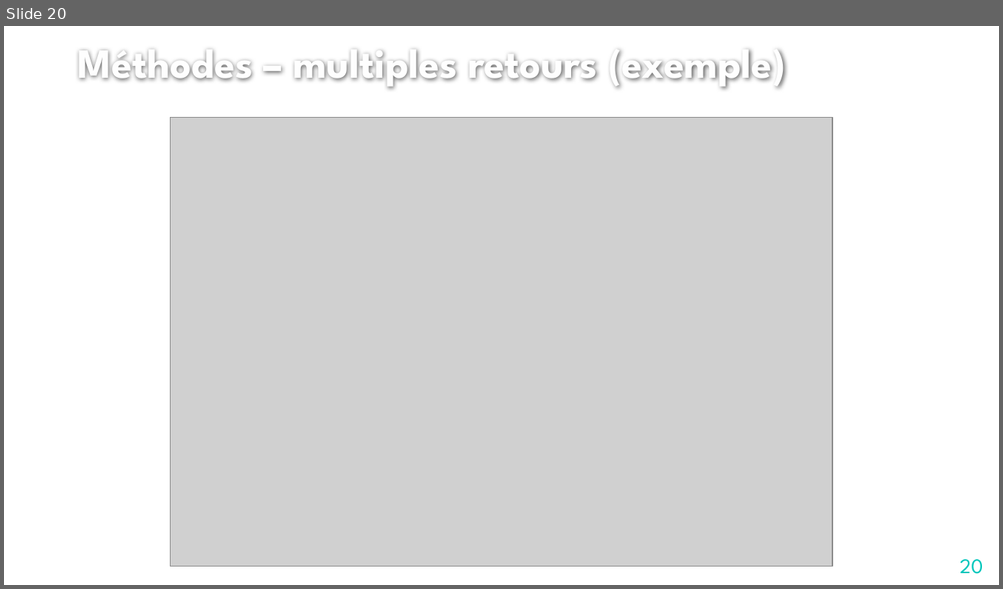
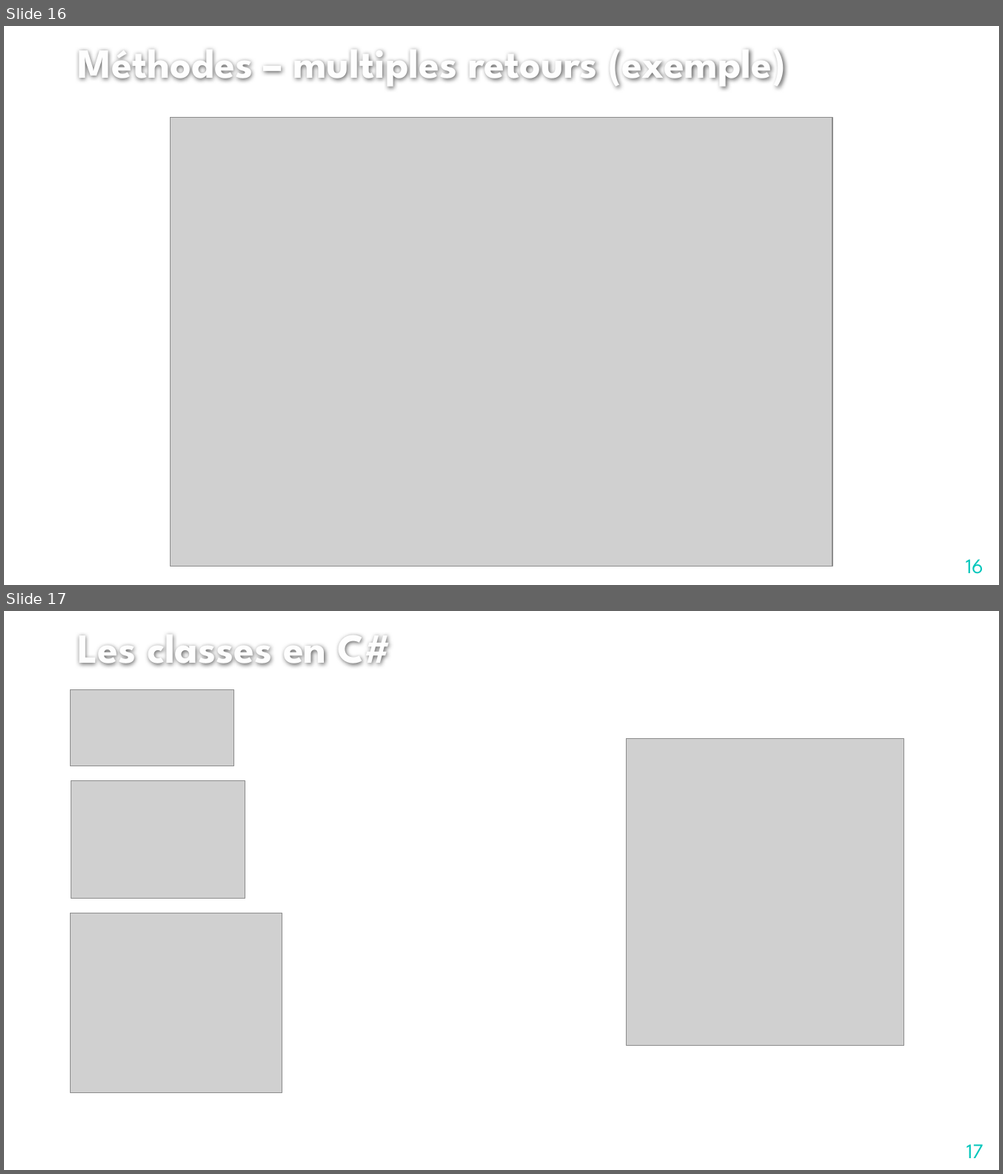
Before and after one commit to jcchalte/PresentationsCCI, a slide deck: 2018-2019/C#/Compléments de cours.pptx. Shown one above the other, each under a label of ours: slide 20 before the commit, slides 16 and 17 after it. The pictures are 1003x589 and 1003x1174 pixels, drawn with LibreOffice and Linux fonts; fonts in the diff are those of the drawing; grey boxes stand for pictures; background and template pictures are left out. Boxes give left, top, right and bottom in pixels: in the first picture for what was removed or moved away, otherwise in the second. Text is boxed around its words. In the diff, an @@ line names an element or a change of style, - is before the commit and + after.

```diff
--- a/2018-2019/C#/Compléments de cours.pptx
+++ b/2018-2019/C#/Compléments de cours.pptx
@@ slide 17 added at [4,611,999,1170], background #FFFFFF @@
@@ title added at [77,635,391,667], 40 pt, text #FEFEFE, bold @@
+Les classes en C#
@@ picture added at [71,690,235,766] @@
@@ picture added at [626,738,904,1045] @@
@@ picture added at [71,781,245,898] @@
@@ picture added at [71,913,282,1093] @@
@@ page number added at [966,1145,983,1159], 20 pt, text #00C6BB @@
+17
@@ what was slide 20 is now slide 16 @@
@@ page number at [965,560,983,574]: text changed @@
-20
+16
```
Also in this commit, not shown: 1 other file.
